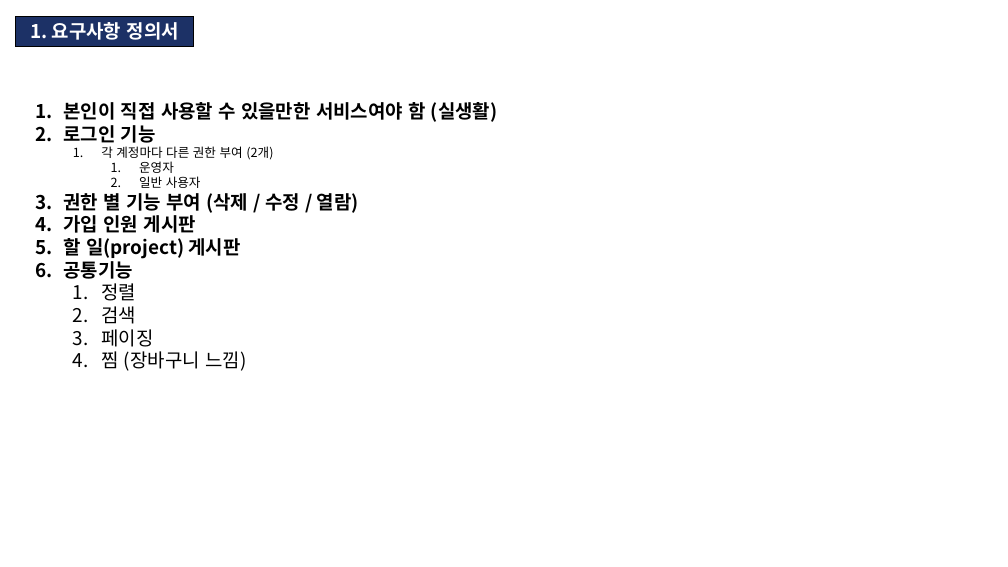
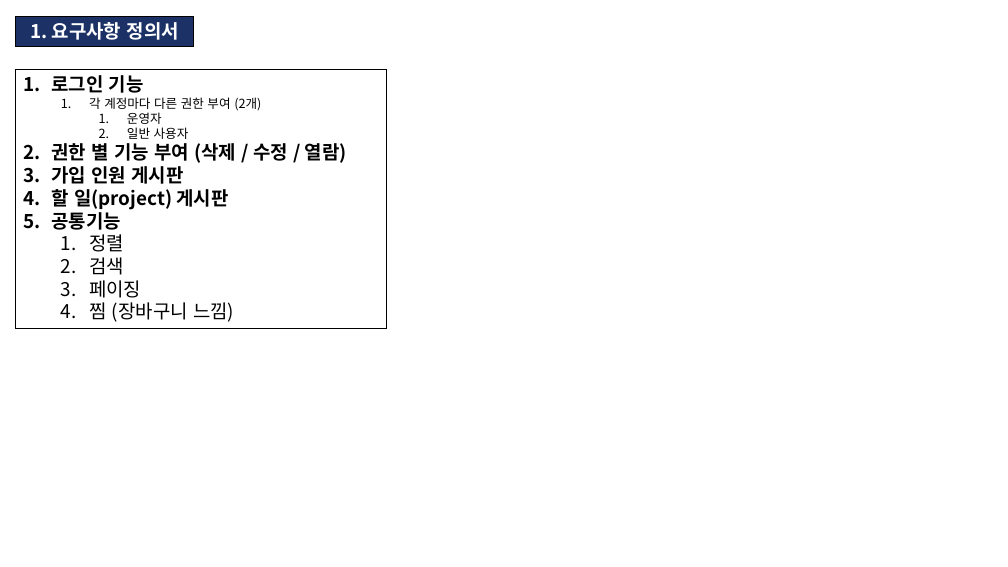
Before and after one commit to KIM-BEOMSOO/study, a slide deck: slide 9 of 00.공부 정리(최종)/03.Spring/01.FastCampus_남궁성/02.실습/(sts3)Spring 게시판 만들기 실습(2탄)_231230.pptx. Drawn at 1008x567 pixels with LibreOffice and Linux fonts; fonts in the diff are those of the drawing. Boxes give left, top, right and bottom in pixels: in the first picture for what was removed or moved away, otherwise in the second. Text is boxed around its words. In the diff, an @@ line names an element or a change of style, - is before the commit and + after.

```diff
--- a/00.공부 정리(최종)/03.Spring/01.FastCampus_남궁성/02.실습/(sts3)Spring 게시판 만들기 실습(2탄)_231230.pptx
+++ b/00.공부 정리(최종)/03.Spring/01.FastCampus_남궁성/02.실습/(sts3)Spring 게시판 만들기 실습(2탄)_231230.pptx
@@ rectangle "로그인 기능": place and size @@
-rectangle "로그인 기능" at [64, 102, 497, 371]
+rectangle "로그인 기능" at [16, 70, 386, 329]
@@ rectangle "로그인 기능" at [16, 70, 386, 329]: outline none to #000000 0.75 pt @@
@@ text in rectangle at [64, 102, 497, 122]: paragraph removed @@
-1. 본인이 직접 사용할 수 있을만한 서비스여야 함 (실생활)
```
Also in this commit, not shown: 16 slides added, 1 other file.
